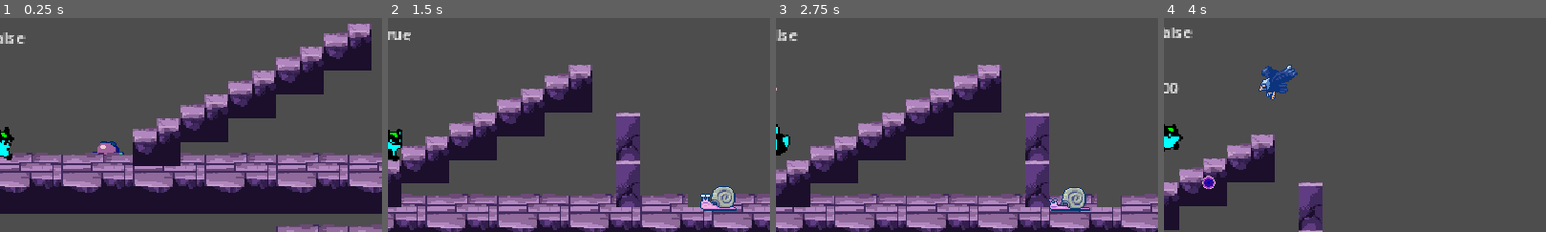
Above: before the commit, frames 1-4 (left to right).
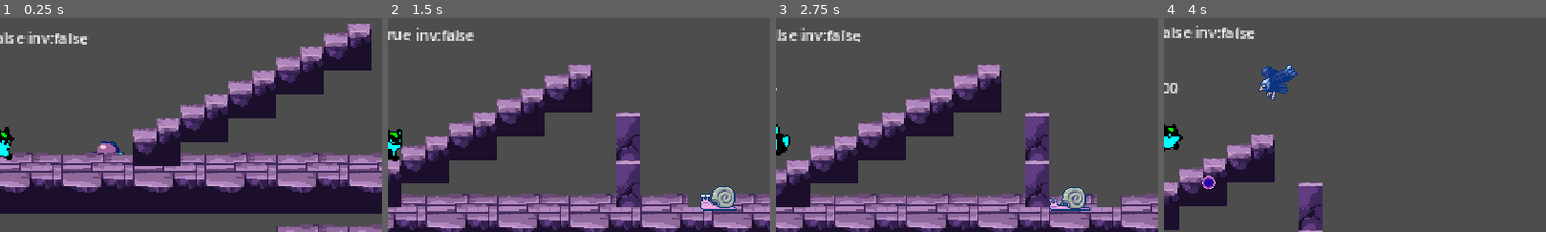
Above: after the commit, the same moments.

Repository: eugencic/PookieGame
Game: Godot game, scene res://level_base/level_base.tscn
Two runs of this game, one before a commit and one after it. Both use one fixed random seed, a clock stepped at 60 frames per second and the inputs below. The project has no main scene, so this scene is started directly.
Inputs (mouse positions are % of the whole screen's width and height, from its top left):
- Up to frame 1 (0.25 s): no input
- Up to frame 2 (1.5 s): move the mouse to (72, 43) at 0.52 s; hold D (right) from 0.53 s (still down); click (72, 43) at 0.6 s; tap Space (jump) at 0.77 s; move the mouse to (30, 53) at 1.27 s; click (30, 53) at 1.35 s
- Up to frame 3 (2.75 s): tap Space (jump) at 1.52 s; move the mouse to (60, 25) at 2.02 s; release D (right) at 2.03 s; hold A (left) from 2.03 s (still down); click (60, 25) at 2.1 s
- Up to frame 4 (4 s): move the mouse to (45, 69) at 2.77 s; release A (left) at 2.78 s; hold D (right) from 2.78 s (still down); click (45, 69) at 2.85 s; tap Space (jump) at 3.02, 3.77 s; move the mouse to (80, 63) at 3.52 s; click (80, 63) at 3.6 s
The pictures show only the part of the screen within x 50-100%, y 20-70%; the shares and areas given below are measured in that part.

The runs differ from the first frame. In frame 1, 0.5% of the frame differs, in the area x 7-23%, y 6-13%; in frame 2, 0.5%, in the area x 7-23%, y 4-11%; in frame 3, 0.5%; in frame 4, 0.5%.

Commit message:
add player invincibility

Diff:
--- /dev/null
+++ b/fruit_pick_up/fruit_pick_up.tscn
@@ -0,0 +1,7 @@
+[gd_scene format=3 uid="uid://cul0cixe6b6l4"]
+
+[node name="FruitPickUp" type="Area2D"]
+
+[node name="AnimatedSprite2D" type="AnimatedSprite2D" parent="."]
+
+[node name="SoundPlayer" type="AudioStreamPlayer2D" parent="."]
--- a/player/player.gd
+++ b/player/player.gd
@@ -7,6 +7,8 @@
 @onready var animation_player = $AnimationPlayer
 @onready var sound_player = $SoundPlayer
 @onready var shooter = $Shooter
+@onready var animation_player_invincible = $AnimationPlayerInvincible
+@onready var invincible_timer = $InvincibleTimer
 
 const GRAVITY: float = 500.0
 const RUN_SPEED: float = 120.0
@@ -17,6 +19,7 @@
 enum PLAYER_STATE { IDLE, RUN, JUMP, FALL, HURT }
 
 var _state: PLAYER_STATE = PLAYER_STATE.IDLE
+var _invincible: bool = false
 
 func _physics_process(delta):
 	if is_on_floor() == false:
@@ -31,8 +34,8 @@
 		shoot()
 
 func update_debug_label() -> void:
-	debug_label.text = "floor:%s\n%s\n%.0f,%.0f" % [
-		is_on_floor(),
+	debug_label.text = "floor:%s inv:%s\n%s\n%.0f,%.0f" % [
+		is_on_floor(), _invincible,
 		PLAYER_STATE.keys()[_state],
 		velocity.x, velocity.y
 	]
@@ -95,5 +98,20 @@
 		PLAYER_STATE.FALL:
 			animation_player.play("fall")
 
+func go_invincible() -> void:
+	_invincible = true
+	animation_player_invincible.play("invincible")
+	invincible_timer.start()
+
+func apply_hit() -> void:
+	if _invincible == true:
+		return
+	go_invincible()
+	SoundManager.play_clip(sound_player, SoundManager.SOUND_DAMAGE)
+
 func _on_hit_box_area_entered(area):
-	print("Player HitBox: ", area)
+	apply_hit()
+
+func _on_invincible_timer_timeout():
+	_invincible = false
+	animation_player_invincible.stop()
--- a/player/player.tscn
+++ b/player/player.tscn
@@ -120,6 +120,44 @@
 radius = 5.0
 height = 18.0
 
+[sub_resource type="Animation" id="Animation_gsmu0"]
+resource_name = "invincible"
+length = 0.4
+loop_mode = 1
+tracks/0/type = "value"
+tracks/0/imported = false
+tracks/0/enabled = true
+tracks/0/path = NodePath("Sprite2D:self_modulate")
+tracks/0/interp = 1
+tracks/0/loop_wrap = true
+tracks/0/keys = {
+"times": PackedFloat32Array(0, 0.1, 0.2),
+"transitions": PackedFloat32Array(1, 1, 1),
+"update": 0,
+"values": [Color(1, 1, 1, 1), Color(1, 1, 1, 0), Color(1, 1, 1, 1)]
+}
+
+[sub_resource type="Animation" id="Animation_fkj7j"]
+length = 0.001
+tracks/0/type = "value"
+tracks/0/imported = false
+tracks/0/enabled = true
+tracks/0/path = NodePath("Sprite2D:self_modulate")
+tracks/0/interp = 1
+tracks/0/loop_wrap = true
+tracks/0/keys = {
+"times": PackedFloat32Array(0),
+"transitions": PackedFloat32Array(1),
+"update": 0,
+"values": [Color(1, 1, 1, 1)]
+}
+
+[sub_resource type="AnimationLibrary" id="AnimationLibrary_mim33"]
+_data = {
+"RESET": SubResource("Animation_fkj7j"),
+"invincible": SubResource("Animation_gsmu0")
+}
+
 [node name="Player" type="CharacterBody2D" groups=["player"]]
 collision_layer = 0
 script = ExtResource("1_q2shb")
@@ -162,4 +200,14 @@
 speed = 120.0
 shoot_delay = 1.0
 
+[node name="AnimationPlayerInvincible" type="AnimationPlayer" parent="."]
+libraries = {
+"": SubResource("AnimationLibrary_mim33")
+}
+
+[node name="InvincibleTimer" type="Timer" parent="."]
+wait_time = 3.0
+one_shot = true
+
 [connection signal="area_entered" from="HitBox" to="." method="_on_hit_box_area_entered"]
+[connection signal="timeout" from="InvincibleTimer" to="." method="_on_invincible_timer_timeout"]
Not shown: 1 places in player/player.tscn that only renumber resources
